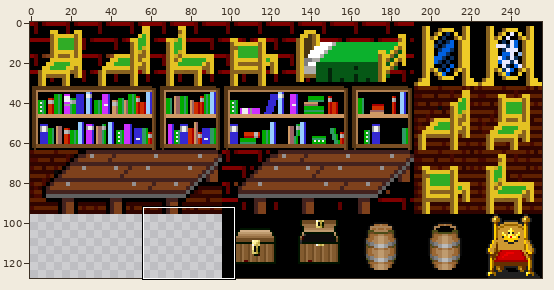
Two versions of one sprite sheet, graphics/furniture.gif. Above: a wide view before the commit, with the close-up outlined.
Close-up. Before the commit:
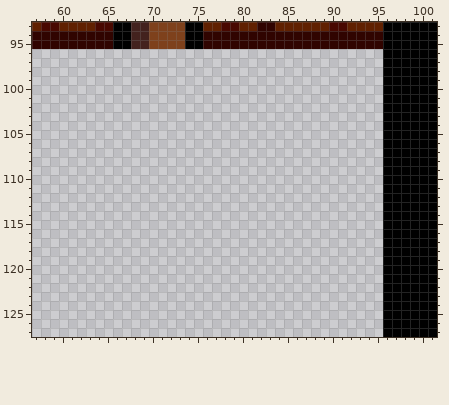
The file is 256x128 pixels. Colours within 5 levels of each other are drawn and written as one. Shown: x 57..101, y 93..127.
After the commit:
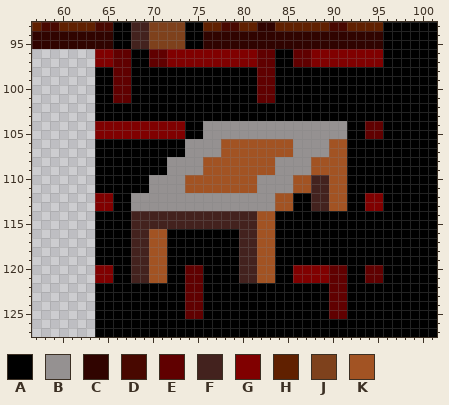
Palette (. is transparent): A #000000  B #959191  C #300400  D #480800  E #600000  F #43221e  G #800000  H #602000  J #7e411c  K #a25323
Diff:
{"y":96,"x":64,"old":"................................","new":"GGEEAAEEGGGGGGGGGGEEAAEEGGGGGGGG"}
{"y":97,"x":64,"old":"................................","new":"GGEEAAEEGGGGGGGGGGEEAAEEGGGGGGGG"}
{"y":98,"x":64,"old":"................................","new":"AAEEAAAAAAAAAAAAAAEEAAAAAAAAAAAA"}
{"y":99,"x":64,"old":"................................","new":"AAEEAAAAAAAAAAAAAAEEAAAAAAAAAAAA"}
{"y":100,"x":64,"old":"................................","new":"AAEEAAAAAAAAAAAAAAEEAAAAAAAAAAAA"}
{"y":101,"x":64,"old":"................................","new":"AAEEAAAAAAAAAAAAAAEEAAAAAAAAAAAA"}
{"y":102,"x":64,"old":"................................","new":"AAAAAAAAAAAAAAAAAAAAAAAAAAAAAAAA"}
{"y":103,"x":64,"old":"................................","new":"AAAAAAAAAAAAAAAAAAAAAAAAAAAAAAAA"}
{"y":104,"x":64,"old":"................................","new":"GGGGGGGGGGAABBBBBBBBBBBBBBBBAAEE"}
{"y":105,"x":64,"old":"................................","new":"GGGGGGGGGGAABBBBBBBBBBBBBBBBAAEE"}
{"y":106,"x":64,"old":"................................","new":"AAAAAAAAAABBBBKKKKKKKKBBBBKKAAAA"}
{"y":107,"x":64,"old":"................................","new":"AAAAAAAAAABBBBKKKKKKKKBBBBKKAAAA"}
{"y":108,"x":64,"old":"................................","new":"AAAAAAAABBBBKKKKKKKKBBBBKKKKAAAA"}
{"y":109,"x":64,"old":"................................","new":"AAAAAAAABBBBKKKKKKKKBBBBKKKKAAAA"}
{"y":110,"x":64,"old":"................................","new":"AAAAAABBBBKKKKKKKKBBBBKKFFKKAAAA"}
{"y":111,"x":64,"old":"................................","new":"AAAAAABBBBKKKKKKKKBBBBKKFFKKAAAA"}
{"y":112,"x":64,"old":"................................","new":"GGAABBBBBBBBBBBBBBBBKKAAFFKKAAGG"}
{"y":113,"x":64,"old":"................................","new":"GGAABBBBBBBBBBBBBBBBKKAAFFKKAAGG"}
{"y":114,"x":64,"old":"................................","new":"AAAAFFFFFFFFFFFFFFKKAAAAAAAAAAAA"}
{"y":115,"x":64,"old":"................................","new":"AAAAFFFFFFFFFFFFFFKKAAAAAAAAAAAA"}
{"y":116,"x":64,"old":"................................","new":"AAAAFFKKAAAAAAAAFFKKAAAAAAAAAAAA"}
{"y":117,"x":64,"old":"................................","new":"AAAAFFKKAAAAAAAAFFKKAAAAAAAAAAAA"}
{"y":118,"x":64,"old":"................................","new":"AAAAFFKKAAAAAAAAFFKKAAAAAAAAAAAA"}
{"y":119,"x":64,"old":"................................","new":"AAAAFFKKAAAAAAAAFFKKAAAAAAAAAAAA"}
{"y":120,"x":64,"old":"................................","new":"GGAAFFKKAAEEAAAAFFKKAAGGGGEEAAEE"}
{"y":121,"x":64,"old":"................................","new":"GGAAFFKKAAEEAAAAFFKKAAGGGGEEAAEE"}
{"y":122,"x":64,"old":"................................","new":"AAAAAAAAAAEEAAAAAAAAAAAAAAEEAAAA"}
{"y":123,"x":64,"old":"................................","new":"AAAAAAAAAAEEAAAAAAAAAAAAAAEEAAAA"}
{"y":124,"x":64,"old":"................................","new":"AAAAAAAAAAEEAAAAAAAAAAAAAAEEAAAA"}
{"y":125,"x":64,"old":"................................","new":"AAAAAAAAAAEEAAAAAAAAAAAAAAEEAAAA"}
{"y":126,"x":64,"old":"................................","new":"AAAAAAAAAAAAAAAAAAAAAAAAAAAAAAAA"}
{"y":127,"x":64,"old":"................................","new":"AAAAAAAAAAAAAAAAAAAAAAAAAAAAAAAA"}
{"label":"added","picture_box":[95,49,383,337]}
